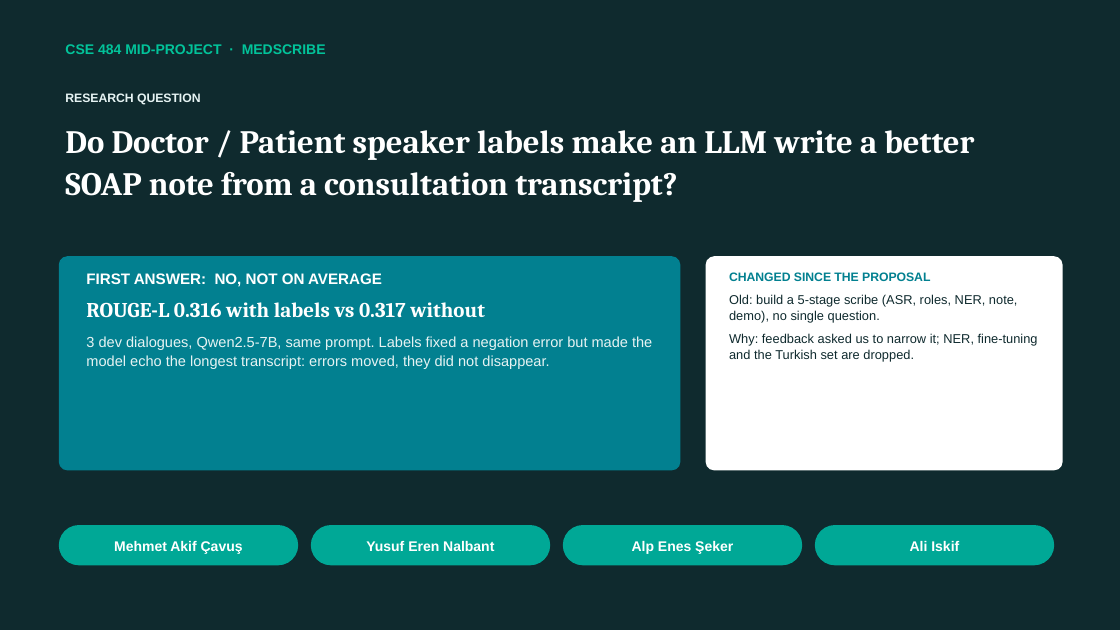
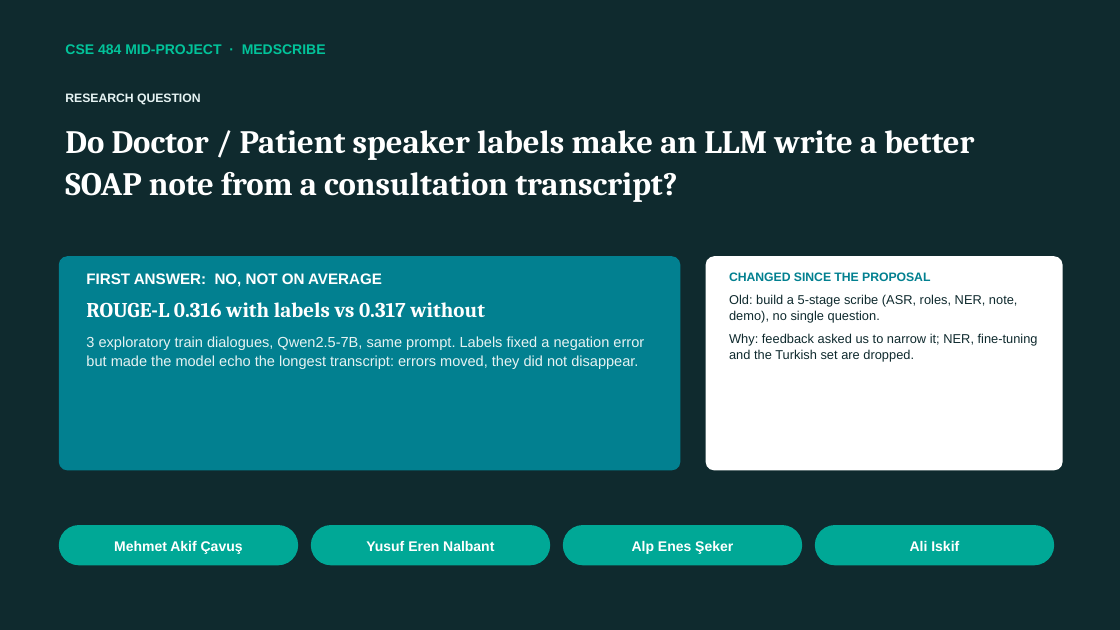
Before and after one commit to Pikseel/medscribe, a slide deck: slide 1 of results/medscribe_midproject.pptx. Drawn at 1120x630 pixels with LibreOffice and Linux fonts; fonts in the diff are those of the drawing. Boxes give left, top, right and bottom in pixels: in the first picture for what was removed or moved away, otherwise in the second. Text is boxed around its words. In the diff, an @@ line names an element or a change of style, - is before the commit and + after.

```diff
--- a/results/medscribe_midproject.pptx
+++ b/results/medscribe_midproject.pptx
@@ text at (86,336,644,369): text changed @@
-3 dev dialogues, Qwen2.5-7B, same prompt. Labels fixed a negation error but made the model echo the longest transcript: errors moved, they did not disappear.
+3 exploratory train dialogues, Qwen2.5-7B, same prompt. Labels fixed a negation error but made the model echo the longest transcript: errors moved, they did not disappear.
```
Also in this commit, not shown: 7 other slides changed, 4 other files.
